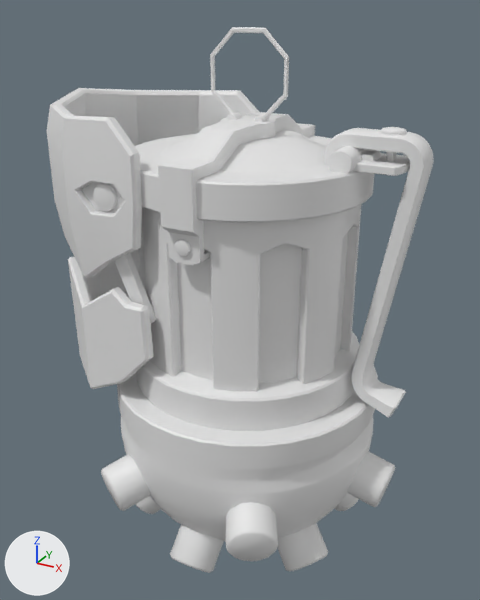
Renders of the Blender file Jinx Grenage/Jinx grenade.blend from each side of a commit.
Before and after are seen from a 50 mm lens placed at (2.13, -3.99, 2.95), pointed at (-0.11, 0.08, 0.91). Lighting does not change. The marker at lower left points along +X, +Y and +Z.

The first picture shows 'Bolt', 'Bottom', 'Buttons', 'Claw Inner', 'Claws', 'Eyes', 'Legs', 'Middle', 'Tail', 'Top', 'Top cap', 'Top circle'.
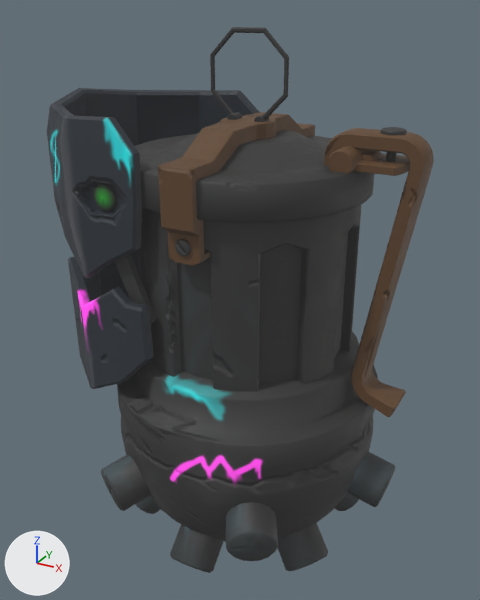
Patch to the scene script:
```diff
--- a/Jinx Grenage/Jinx grenade.blend.py
+++ b/Jinx Grenage/Jinx grenade.blend.py
@@ mat_material_001 @@
+mat_material_001 = bpy.data.materials.new('Material.001')
+# uses the picture img_color
+# uses the picture img_emit
+# uses the picture img_normal
@@ me_sphere @@
 me_sphere.from_pydata(...)  # 609 vertices, 608 faces; spans x -1.0..1.0, y -1.0..1.0, z -1.0..0.68
+me_sphere.materials.append(mat_material_001)
@@ me_circle @@
 me_circle.from_pydata(...)  # 176 vertices, 128 faces; spans x -0.78..0.78, y -0.78..0.78, z 0.0..1.17
+# me_circle part 6: texture (UV) coordinates of 128 of 128 faces, centred in x -0.77..0.77, y -0.77..0.77, z 0.47..1.08, changed; they spanned u 0.0..0.0, v 0.0..0.0 and now span u 0.21..0.4, v 0.0..0.65
+me_circle.materials.append(mat_material_001)
@@ me_circle_001 @@
 me_circle_001.from_pydata(...)  # 320 vertices, 288 faces; spans x -0.85..0.85, y -0.85..0.85, z 0.0..0.35
+me_circle_001.materials.append(mat_material_001)
@@ me_cylinder_004 @@
 me_cylinder_004.from_pydata(...)  # 588 vertices, 576 faces; spans x -1.09..0.15, y -1.1..1.1, z -1.14..1.21
+me_cylinder_004.materials.append(mat_material_001)
@@ me_cylinder_012 @@
 me_cylinder_012.from_pydata(...)  # 241 vertices, 232 faces; spans x -0.19..0.19, y -0.88..0.88, z -0.7..0.06
+me_cylinder_012.materials.append(mat_material_001)
@@ me_cube_001 @@
 me_cube_001.from_pydata(...)  # 378 vertices, 384 faces; spans x -0.05..0.59, y -0.25..0.24, z -1.69..0.19
+# me_cube_001 part 1: texture (UV) coordinates of 384 of 384 faces, centred in x -0.05..0.59, y -0.25..0.24, z -1.69..0.19, changed; they spanned u 0.0..1.0, v 0.0..1.0 and now span u 0.29..0.97, v 0.0..0.95
+me_cube_001.materials.append(mat_material_001)
@@ me_circle_003 @@
 me_circle_003.from_pydata(...)  # 254 vertices, 246 faces; spans x -0.9..0.56, y -0.87..0.91, z -2.0..0.14
+me_circle_003.materials.append(mat_material_001)
@@ me_circle_005 @@
 me_circle_005.from_pydata(...)  # 130 vertices, 144 faces; spans x -0.077..0.077, y -0.077..0.077, z -0.238..0.032
+me_circle_005.materials.append(mat_material_001)
@@ me_circle_006 @@
 me_circle_006.from_pydata(...)  # 162 vertices, 160 faces; spans x -0.05..0.05, y -0.05..0.05, z -1.68..0.01
 # used by ob_buttons; location = (0.0, -0.834, 1.625); rotation_euler = (1.571, 1.571, 0.0), in degrees (90, 90, 0)
+# me_circle_006 part 2: texture (UV) coordinates of 160 of 160 faces, centred in x -0.05..0.05, y -0.05..0.05, z -1.68..0.01, changed; they spanned u 0.0..0.0, v 0.0..0.0 and now span u 0.4..0.91, v 0.21..0.77
+me_circle_006.materials.append(mat_material_001)
@@ me_circle_007 @@
 me_circle_007.from_pydata(...)  # 162 vertices, 160 faces; spans x -0.1..0.08, y -0.09..0.09, z -1.67..0.0
 # used by ob_eyes; location = (-0.584, -0.834, 1.847); rotation_euler = (1.571, 1.571, 0.0), in degrees (90, 90, 0)
+# me_circle_007 part 3: texture (UV) coordinates of 160 of 160 faces, centred in x -0.1..0.08, y -0.09..0.09, z -1.66..0.0, changed; they spanned u 0.0..0.0, v 0.0..0.0 and now span u 0.14..0.56, v 0.65..0.97
+me_circle_007.materials.append(mat_material_001)
@@ me_cube_004 @@
 me_cube_004.from_pydata(...)  # 180 vertices, 202 faces; spans x -0.284..0.285, y -0.051..0.05, z -0.105..0.488
+# me_cube_004 part 4: texture (UV) coordinates of 202 of 202 faces, centred in x -0.28..0.281, y -0.051..0.05, z -0.103..0.484, changed; they spanned u 0.0..1.0, v 0.0..1.0 and now span u 0.36..1.0, v 0.0..0.95
+me_cube_004.materials.append(mat_material_001)
@@ me_cube_010 @@
 me_cube_010.from_pydata(...)  # 312 vertices, 372 faces; spans x -0.05..0.06, y -0.06..1.53, z -0.33..0.32
 # used by ob_claw_inner; location = (-0.491, -0.734, 1.307); rotation_euler = (0.0, -0.398, 0.0), in degrees (0, -23, 0)
+# me_cube_010 part 5: texture (UV) coordinates of 372 of 372 faces, centred in x -0.05..0.06, y -0.06..1.53, z -0.33..0.32, changed; they spanned u 0.0..1.0, v 0.01..1.0 and now span u 0.04..0.97, v 0.41..0.97
+me_cube_010.materials.append(mat_material_001)
```

Location of each change, [x1, y1, x2, y2] in pixels of the pictures (480 x 600 px):
'Bottom', recoloured (grey to black): [117, 331, 378, 542] in both
'Middle', recoloured, surface changed (grey to black): [138, 204, 362, 392] in both
'Claws', recoloured (grey to black): [47, 88, 259, 389] in both
'Top cap', recoloured (white to grey): [135, 130, 374, 223] in both
'Tail', recoloured, surface changed (grey to brown): [324, 128, 434, 417] in both
'Legs', recoloured (white to grey): [101, 412, 395, 573] in both
'Top', recoloured (grey to brown): [158, 112, 315, 266] in both
'Top circle', recoloured, surface changed (grey to black): [210, 27, 289, 122] in both
'Claw Inner', recoloured, surface changed (grey to black): [115, 253, 156, 323] in both
'Eyes', recoloured, surface changed (grey to green): [93, 183, 117, 211] in both
'Bolt', recoloured (white to grey): [380, 127, 407, 161] in both
'Buttons', recoloured, surface changed (grey to black): [175, 239, 191, 256] in both
